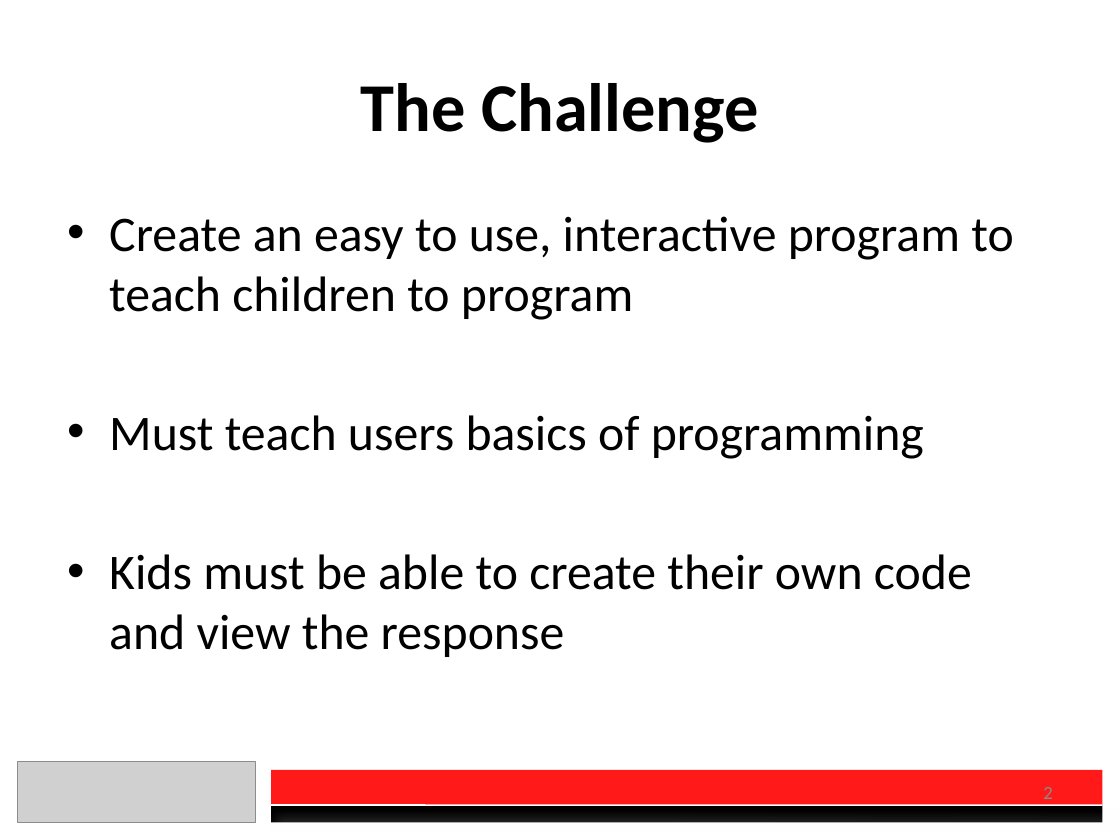
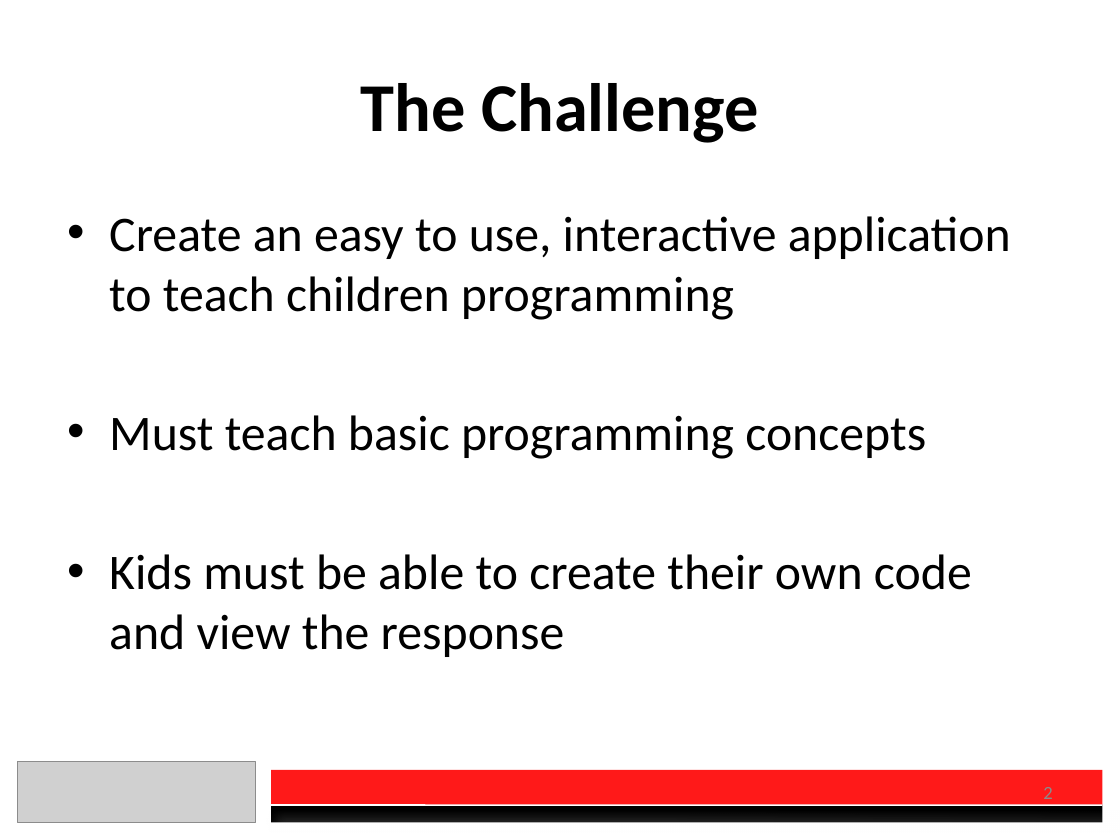
Before and after one commit to charberg/OEC2016, a slide deck: slide 2 of Presentation.pptx. Drawn at 1120x840 pixels with LibreOffice and Linux fonts; fonts in the diff are those of the drawing; grey boxes stand for pictures. Boxes give left, top, right and bottom in pixels: in the first picture for what was removed or moved away, otherwise in the second. Text is boxed around its words. In the diff, an @@ line names an element or a change of style, - is before the commit and + after.

```diff
--- a/Presentation.pptx
+++ b/Presentation.pptx
@@ text at (109, 216, 1011, 459): text changed @@
-• Create an easy to use, interactive program to teach children to program
-• Must teach users basics of programming
+• Create an easy to use, interactive application to teach children programming
+• Must teach basic programming concepts
```
Also in this commit, not shown: 5 other slides changed, 2 other files.
